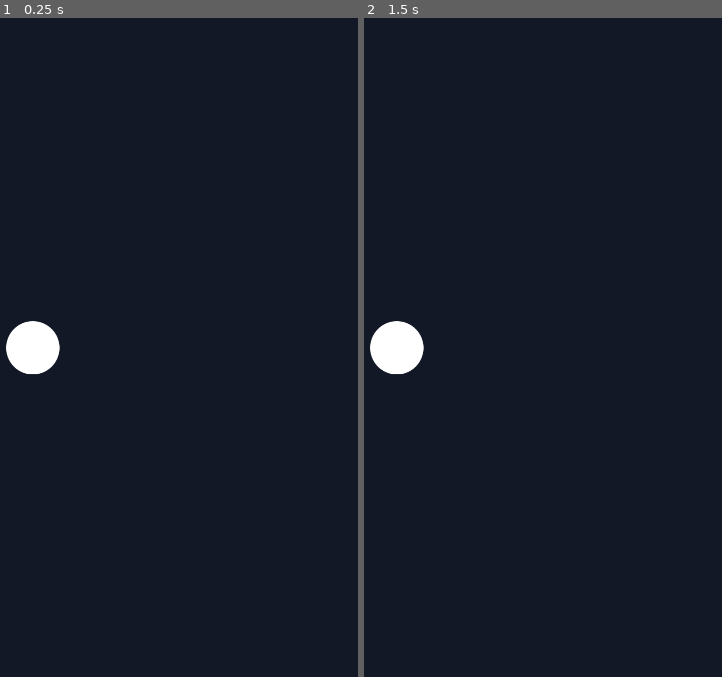
Above: before the commit, frames 1-2 (left to right).
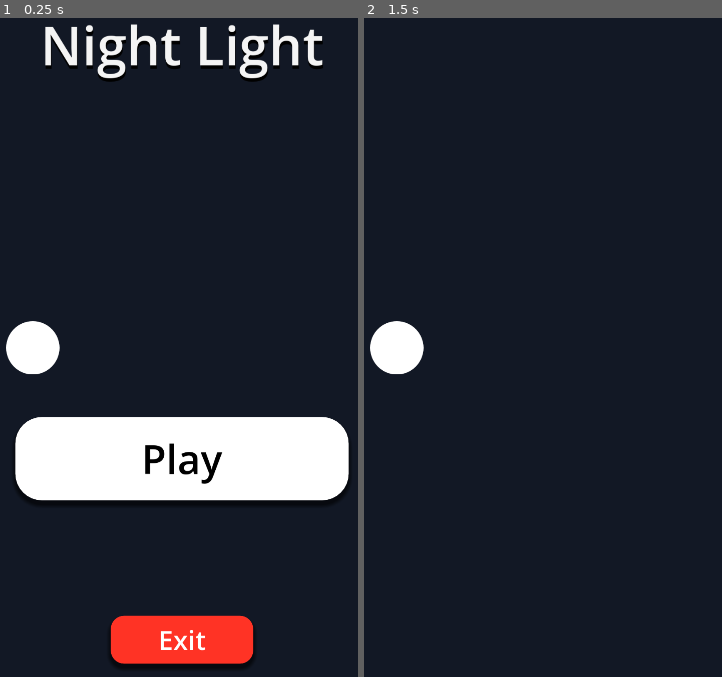
Above: after the commit, the same moments.

Repository: AJ2126/NightLight
Game: Godot game, scene res://Scenes/MainScene/main.tscn
Same seed, same stepped clock (60 frames per second), same inputs: the game is played once before the commit and once after it.
Inputs (mouse positions are in pixels of both pictures, inside the frame that each line leads up to):
- Up to frame 1 (0.25 s): no input
- Up to frame 2 (1.5 s): click (546, 459) at 0.5 s, where only the run after the commit has a clickable "Play"; tap Enter (ui_accept) at 1.25, 1.35 s; hold Right (ui_right) from 1.28 s (still down)

The runs differ from the first frame. In frame 1, 17% of the frame differs, in the area x 4-98%, y 0-99%; in frame 2, nothing differs.

Commit message:
Updated main scene

Diff:
--- a/Scenes/MainMenu/main_menu.gd
+++ b/Scenes/MainMenu/main_menu.gd
@@ -1,10 +1,10 @@
 extends CanvasLayer
 
 signal play_pressed
+signal exit_pressed
 
 func _on_exit_pressed() -> void:
-	get_tree().quit()
-
+	exit_pressed.emit()
 
 func _on_play_pressed() -> void:
 	play_pressed.emit()
--- a/Scenes/MainScene/main.gd
+++ b/Scenes/MainScene/main.gd
@@ -1,6 +1,8 @@
 extends Node
 
 @onready var main_menu: CanvasLayer = $MainMenu
+
+var is_running: bool = false
 
 # Called when the node enters the scene tree for the first time.
 func _ready() -> void:
@@ -14,3 +16,8 @@
 
 func _on_main_menu_play_pressed() -> void:
 	main_menu.hide()
+	is_running = true
+
+
+func _on_main_menu_exit_pressed() -> void:
+	get_tree().quit()
--- a/Scenes/MainScene/main.tscn
+++ b/Scenes/MainScene/main.tscn
@@ -21,6 +21,6 @@
 position = Vector2(182, 1034)
 
 [node name="MainMenu" parent="." instance=ExtResource("2_d5g0u")]
-visible = false
 
+[connection signal="exit_pressed" from="MainMenu" to="." method="_on_main_menu_exit_pressed"]
 [connection signal="play_pressed" from="MainMenu" to="." method="_on_main_menu_play_pressed"]
--- /dev/null
+++ b/Scenes/Player/player.gd
@@ -0,0 +1,25 @@
+extends CharacterBody2D
+
+
+const SPEED = 300.0
+const JUMP_VELOCITY = -400.0
+
+
+func _physics_process(delta: float) -> void:
+	# Add the gravity.
+	if not is_on_floor():
+		velocity += get_gravity() * delta
+
+	# Handle jump.
+	if Input.is_action_just_pressed("ui_accept") and is_on_floor():
+		velocity.y = JUMP_VELOCITY
+
+	# Get the input direction and handle the movement/deceleration.
+	# As good practice, you should replace UI actions with custom gameplay actions.
+	var direction := Input.get_axis("ui_left", "ui_right")
+	if direction:
+		velocity.x = direction * SPEED
+	else:
+		velocity.x = move_toward(velocity.x, 0, SPEED)
+
+	move_and_slide()
Not shown, added: Scenes/Player/player.gd.uid
